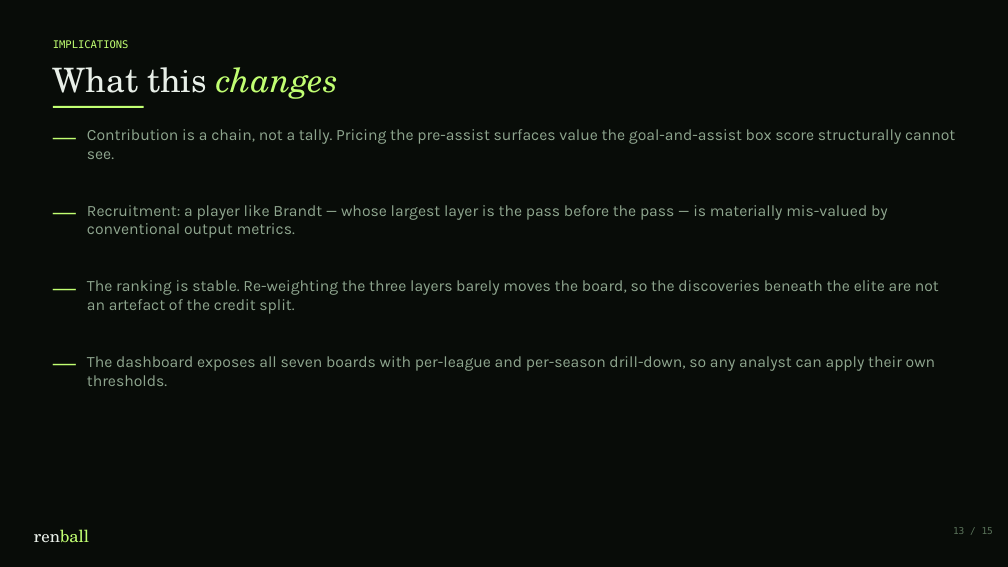
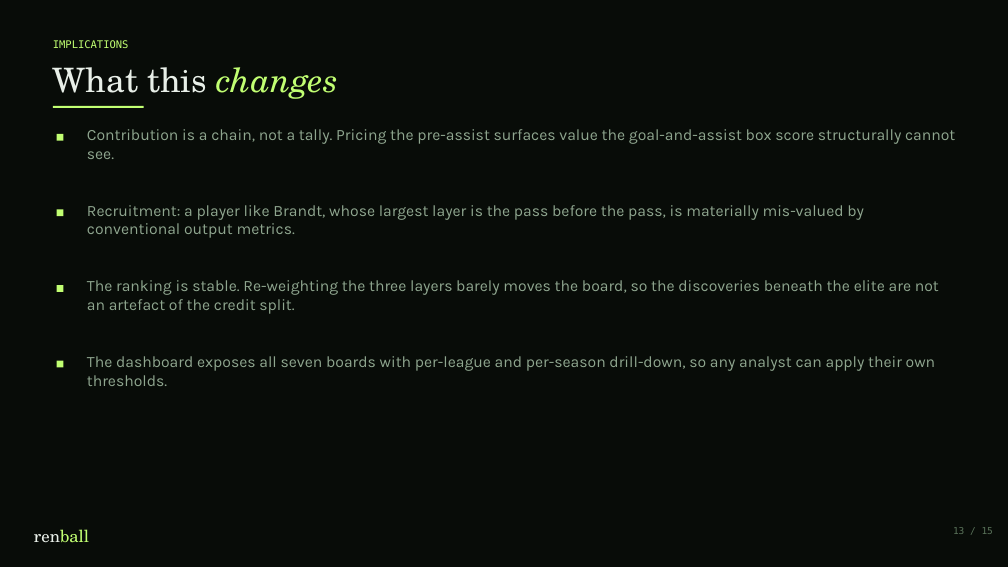
Before and after one commit to koeymenc/renball, a slide deck: slide 13 of projects/03-true-contributors/slides.pptx. Drawn at 1008x567 pixels with LibreOffice and Linux fonts; fonts in the diff are those of the drawing. Boxes give left, top, right and bottom in pixels: in the first picture for what was removed or moved away, otherwise in the second. Text is boxed around its words. In the diff, an @@ line names an element or a change of style, - is before the commit and + after.

```diff
--- a/projects/03-true-contributors/slides.pptx
+++ b/projects/03-true-contributors/slides.pptx
@@ text removed at <box>53,121,83,185</box> @@
-—
@@ rectangle added at <box>57,134,64,141</box>, fill #C1FF72 @@
@@ text removed at <box>53,197,83,261</box> @@
-—
@@ rectangle added at <box>57,209,64,216</box>, fill #C1FF72 @@
@@ text at <box>87,205,864,238</box>: text changed @@
-Recruitment: a player like Brandt — whose largest layer is the pass before the pass — is materially mis-valued by conventional output metrics.
+Recruitment: a player like Brandt, whose largest layer is the pass before the pass, is materially mis-valued by conventional output metrics.
@@ text removed at <box>53,272,83,337</box> @@
-—
@@ rectangle added at <box>57,285,64,292</box>, fill #C1FF72 @@
@@ text removed at <box>53,348,83,412</box> @@
-—
@@ rectangle added at <box>57,361,64,368</box>, fill #C1FF72 @@
```
Also in this commit, not shown: 11 other slides changed, 17 other files.
